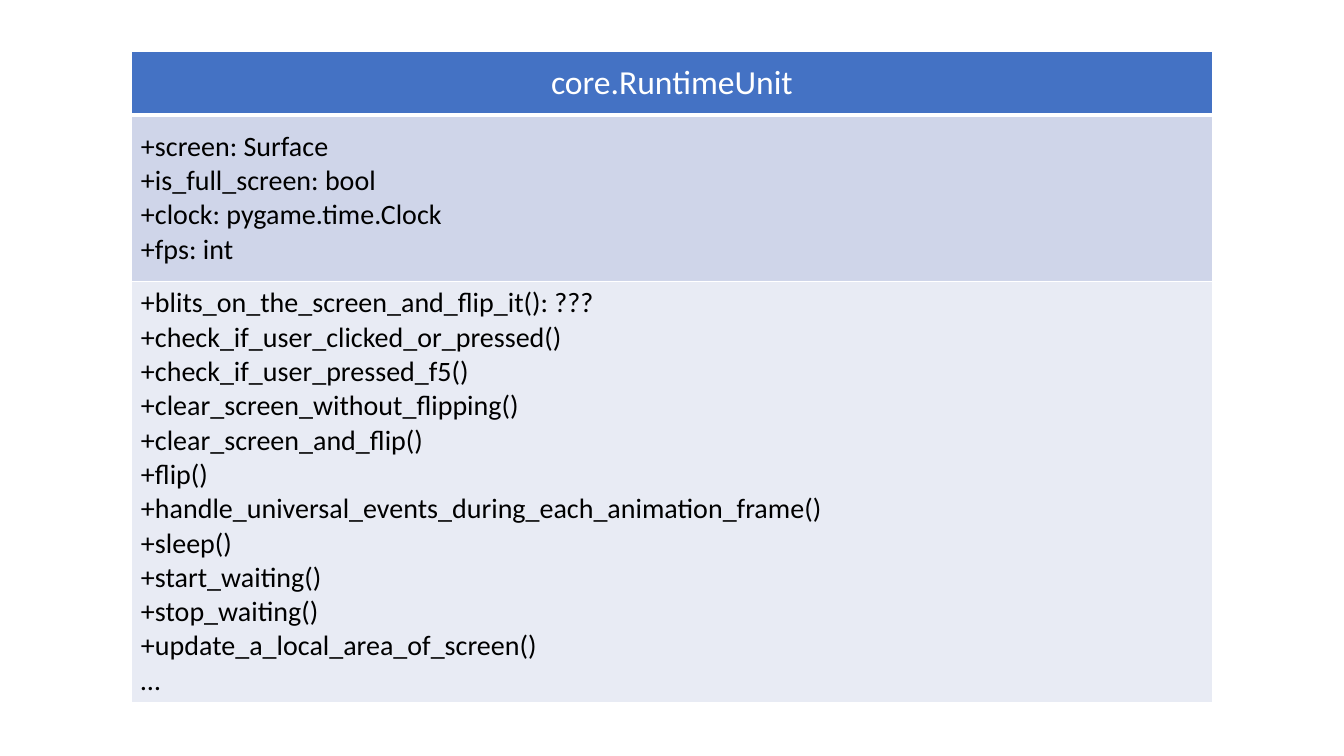
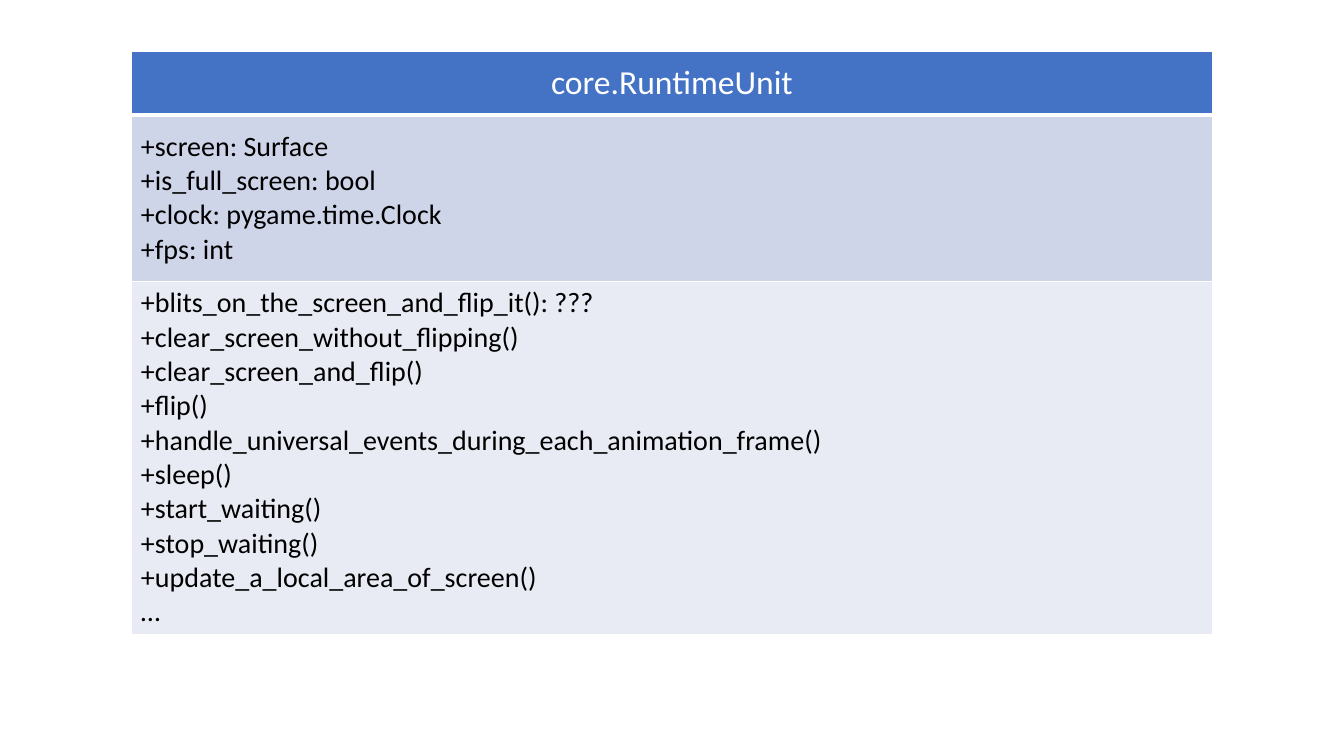
Before and after one commit to wertolf/vocabulary-builder, a slide deck: slide 14 of documentation/diagrams.pptx (slide 7 before the commit). Drawn at 1344x756 pixels with LibreOffice and Linux fonts; fonts in the diff are those of the drawing. Boxes give left, top, right and bottom in pixels: in the first picture for what was removed or moved away, otherwise in the second. Text is boxed around its words. In the diff, an @@ line names an element or a change of style, - is before the commit and + after.

```diff
--- a/documentation/diagrams.pptx
+++ b/documentation/diagrams.pptx
@@ table at (131, 51, 1214, 627) @@
-row 3, column 1: +blits_on_the_screen_and_flip_it(): ??? / +check_if_user_clicked_or_pressed() / +check_if_user_pressed_f5() / +clear_screen_without_flipping() / +clear_screen_and_flip() / +flip() / +handle_universal_events_during_each_animation_frame() / +sleep() / +start_waiting() / +stop_waiting() / +update_a_local_area_of_screen() / …
+row 3, column 1: +blits_on_the_screen_and_flip_it(): ??? / +clear_screen_without_flipping() / +clear_screen_and_flip() / +flip() / +handle_universal_events_during_each_animation_frame() / +sleep() / +start_waiting() / +stop_waiting() / +update_a_local_area_of_screen() / …
```
Also in this commit, not shown: 3 other slides changed, 12 slides added, 12 other files.
